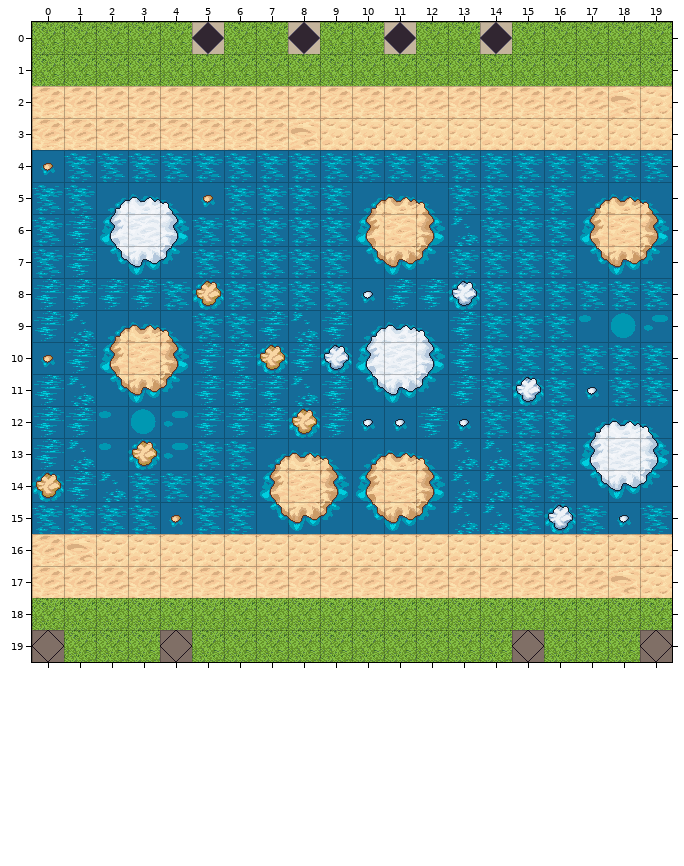
One commit to this Tiled map: maps/g6_5.tmx. The picture above is the old version.
Cells are 32x32 px. Shown: x 0..19, y 0..19.
The result:
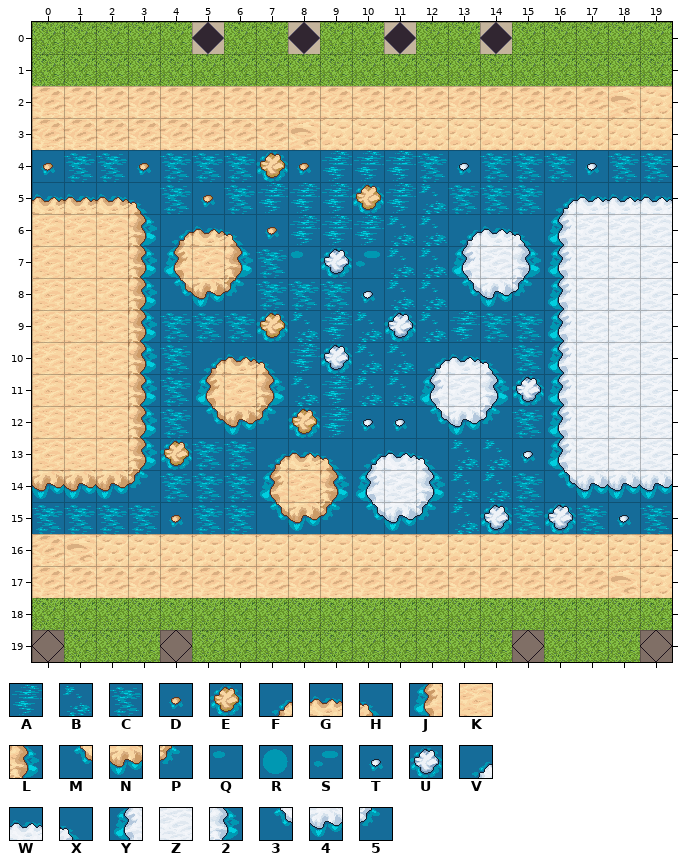
Key: from "terrain": A 187, B 188, C 189, D 213, E 245, F 277, G 278, H 279, J 309, K 310, L 311, M 341, N 342, P 343, Q 373, R 374, S 375, T 565, U 597, V 629, W 630, X 631, Y 661, Z 662, 2 663, 3 693, 4 694, 5 695.
_ is an empty cell.
Tiles replaced or removed in this view: 2, 3, 4, 5, A, B, C, D, E, F, G, H, J, K, L, M, N, P, Q, R, S, T, U, V, W, X, Y, Z.
From the commit log: improve map 4 and 5 , and increase difficulty
Diff:
Changed rows in their new state; . is an unchanged cell.
Layer "ground":
first column x 0:
 4 ...D...EDAAA.T...T..
 5 GGGHC..AAAEAB...VWWW
 6 KKKLFGHDAAABBVWXYZZZ
 7 KKKLJKL.QUSBBYZ2YZZZ
 8 KKKLMNP....BB345YZZZ
 9 KKKLC..E..BUB...YZZZ
10 KKKLCFGH..BBVWX.YZZZ
11 KKKLCJKL..BBYZ2.YZZZ
12 KKKLCMNP....345.YZZZ
13 KKKLE.....VWX..TYZ.Z
14 NNNP......YZ2...34.4
15 ..........345.U.....
